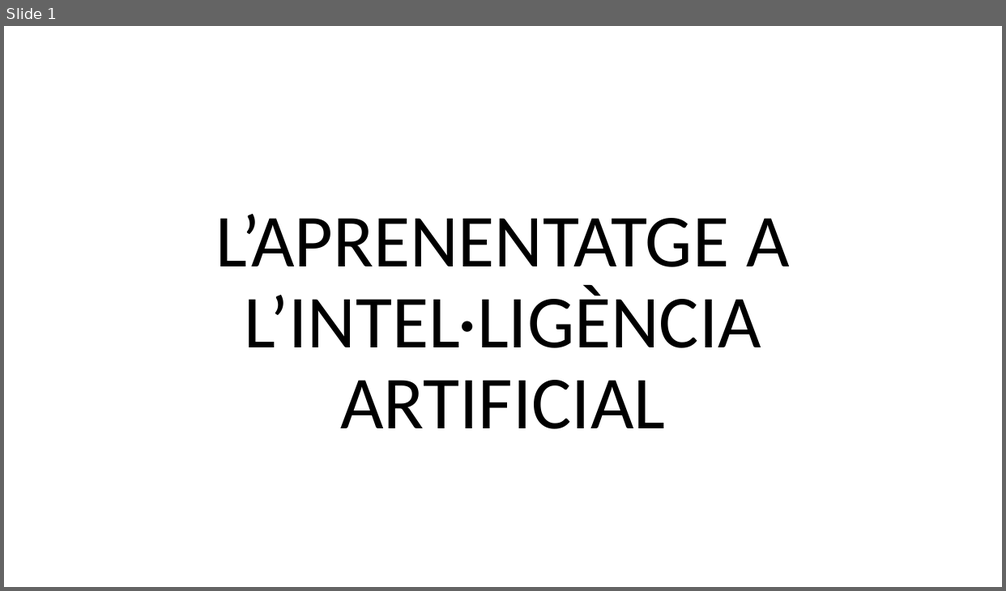
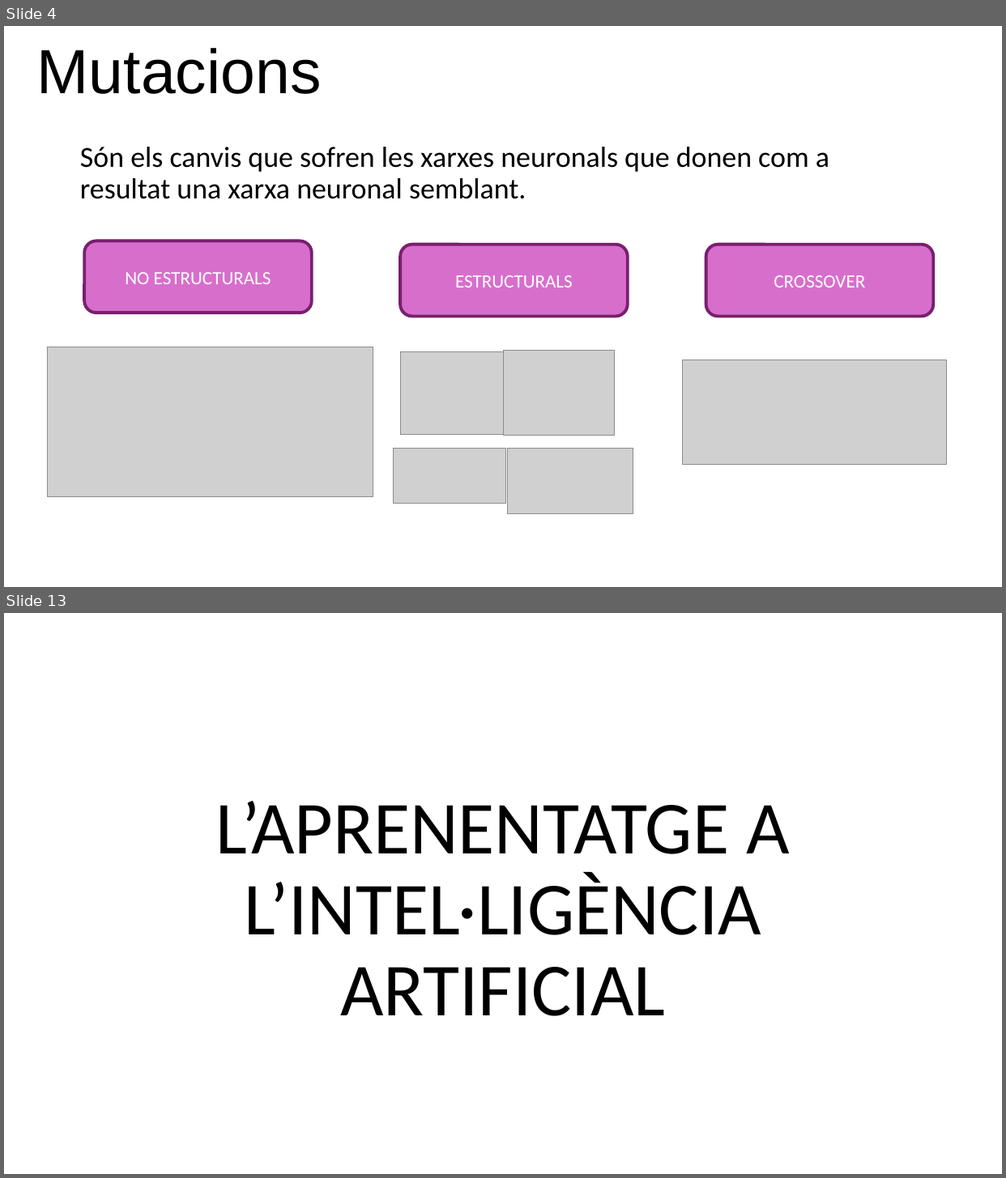
Before and after one commit to FerrerJan/Treball-de-Recerca-IA, a slide deck: TR_ESCRIT/PPT.pptx. Shown one above the other, each under a label of ours: slide 1 before the commit, slides 4 and 13 after it; the slides between them are not shown. The pictures are 1006x591 and 1006x1178 pixels, drawn with LibreOffice and Linux fonts; fonts in the diff are those of the drawing; grey boxes stand for pictures. Boxes give left, top, right and bottom in pixels: in the first picture for what was removed or moved away, otherwise in the second. Text is boxed around its words. In the diff, an @@ line names an element or a change of style, - is before the commit and + after.

```diff
--- a/TR_ESCRIT/PPT.pptx
+++ b/TR_ESCRIT/PPT.pptx
@@ slide 4 added at <box>4,26,1002,587</box>, background #FFFFFF @@
@@ title added at <box>37,48,322,94</box>, 60 pt, text #000000 @@
+Mutacions
@@ text added at <box>80,147,829,199</box>, 28 pt, text #000000 @@
+Són els canvis que sofren les xarxes neuronals que donen com a resultat una xarxa neuronal semblant.
@@ rounded rectangle added at <box>84,241,312,313</box>, fill #D86ECC, outline #78206E 3 pt, 18 pt, text #FFFFFF @@
+NO ESTRUCTURALS
@@ rounded rectangle added at <box>400,245,628,317</box>, fill #D86ECC, outline #78206E 3 pt, 18 pt, text #FFFFFF @@
+ESTRUCTURALS
@@ rounded rectangle added at <box>706,245,934,317</box>, fill #D86ECC, outline #78206E 3 pt, 18 pt, text #FFFFFF @@
+CROSSOVER
@@ picture added at <box>48,347,373,497</box> @@
@@ picture added at <box>400,352,503,435</box> @@
@@ picture added at <box>503,351,614,436</box> @@
@@ picture added at <box>682,361,947,466</box> @@
@@ picture added at <box>394,448,505,504</box> @@
@@ picture added at <box>508,448,633,514</box> @@
@@ what was slide 1 is now slide 13 @@
```
Also in this commit, not shown: 11 other slides added.
